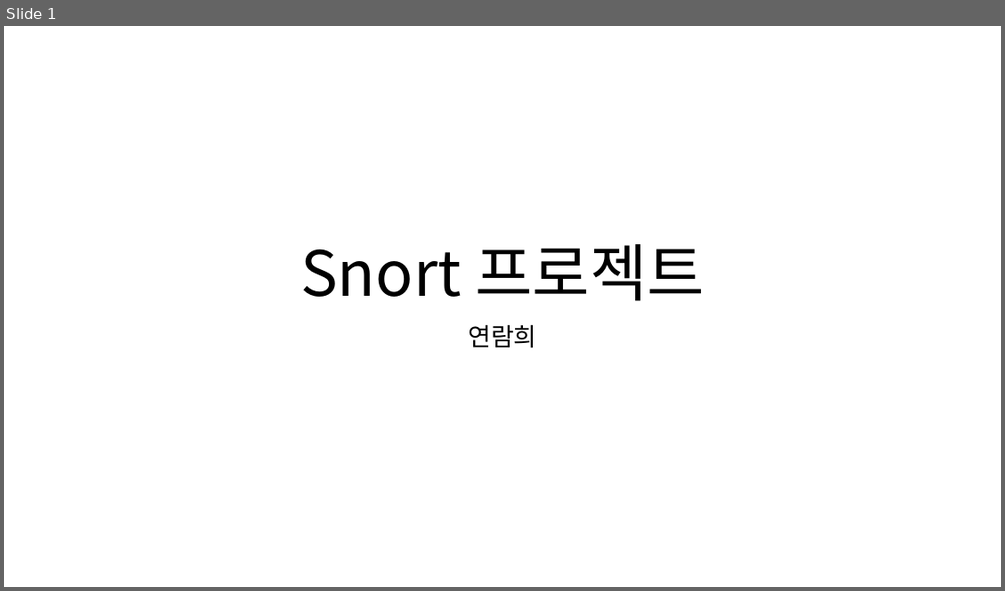
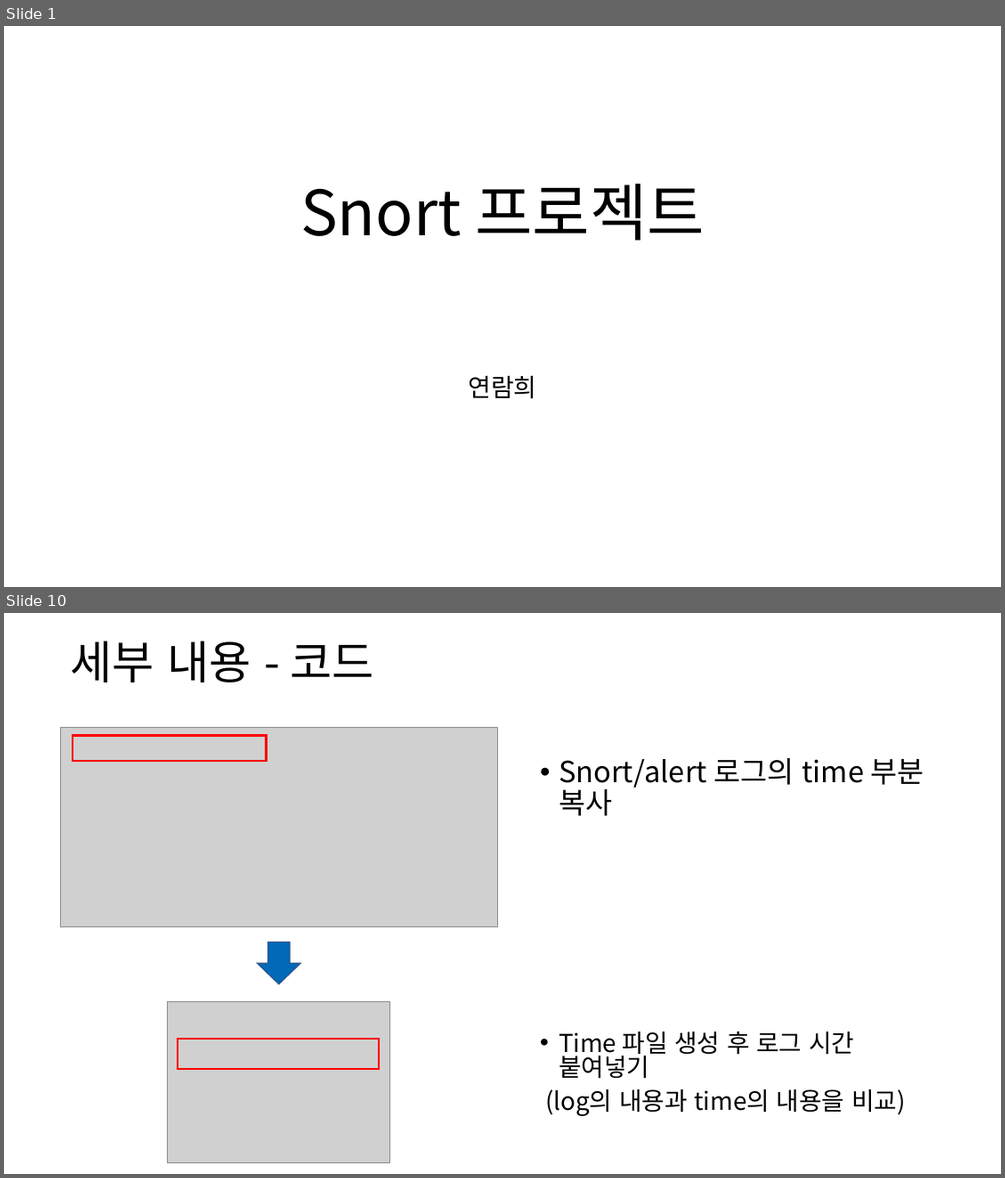
Before and after one commit to ramieeee/self_learning, a slide deck: semi_projects/보안탐지 및 SMS 알람/snort 프로젝트.pptx. Shown one above the other, each under a label of ours: slide 1 before the commit, slides 1 and 10 after it; the slides between them are not shown. The pictures are 1005x591 and 1005x1178 pixels, drawn with LibreOffice and Linux fonts; fonts in the diff are those of the drawing; grey boxes stand for pictures. Boxes give left, top, right and bottom in pixels: in the first picture for what was removed or moved away, otherwise in the second. Text is boxed around its words. In the diff, an @@ line names an element or a change of style, - is before the commit and + after.

Commit message:
Update alert SMS ppt

```diff
--- a/semi_projects/보안탐지 및 SMS 알람/snort 프로젝트.pptx
+++ b/semi_projects/보안탐지 및 SMS 알람/snort 프로젝트.pptx
@@ slide 10 added at (4, 613, 1001, 1174), background #FFFFFF @@
@@ title added at (71, 641, 374, 682), 44 pt, text #000000 @@
+세부 내용 - 코드
@@ picture added at (60, 727, 497, 926) @@
@@ rectangle added at (72, 736, 266, 761), outline #FF0000 2 pt @@
@@ text added at (558, 758, 923, 816), 28 pt, text #000000 @@
+• Snort/alert 로그의 time 부분 복사
@@ down arrow added at (258, 942, 301, 984), fill #0069B8, outline #325491 1 pt @@
@@ picture added at (168, 1001, 390, 1163) @@
@@ rectangle added at (178, 1038, 379, 1069), outline #FF0000 2 pt @@
@@ text added at (545, 1031, 905, 1116), 23.8 pt, text #000000 @@
+• Time 파일 생성 후 로그 시간 붙여넣기
+(log의 내용과 time의 내용을 비교)
@@ slide 1 changed as well @@
@@ title "Snort 프로젝트" at (300, 184, 704, 240): vertical alignment bottom to middle @@
@@ subtitle "연람희" at (468, 375, 536, 399): vertical alignment top to middle @@
```
Also in this commit, not shown: 2 other slides changed, 11 other slides added, 3 slides removed.
